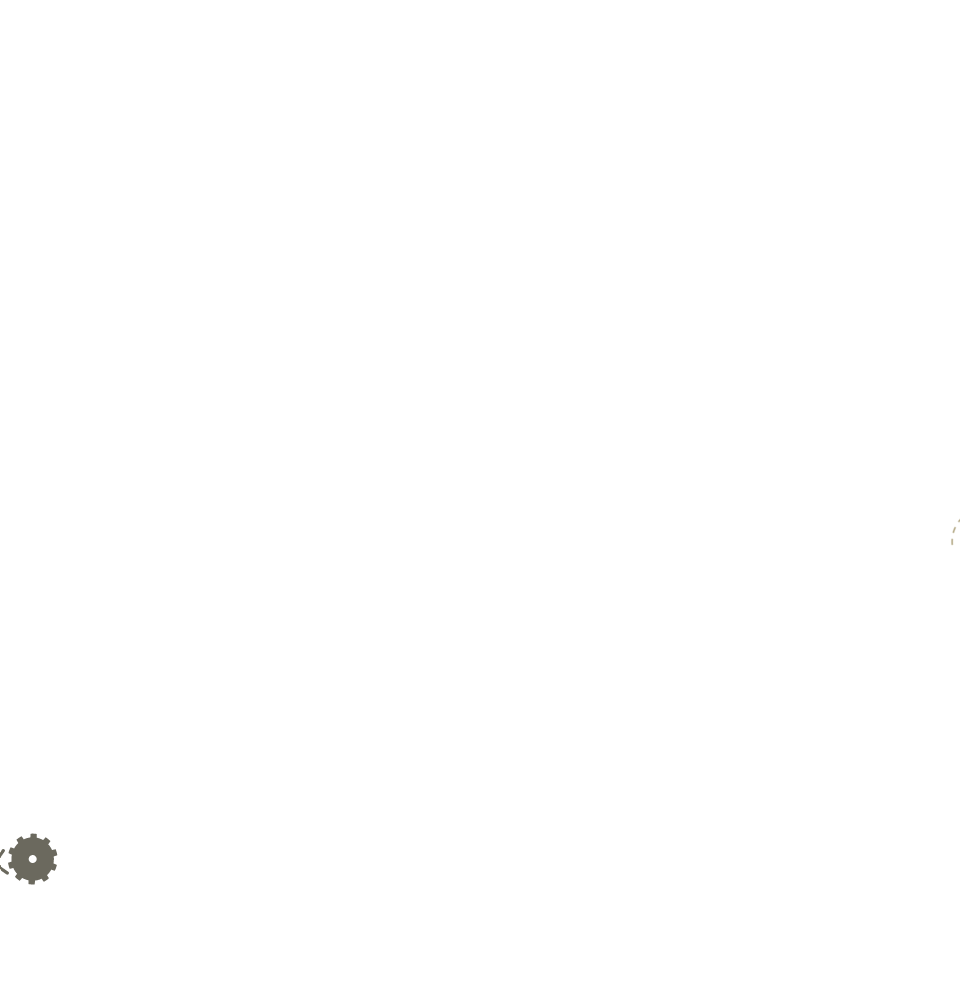
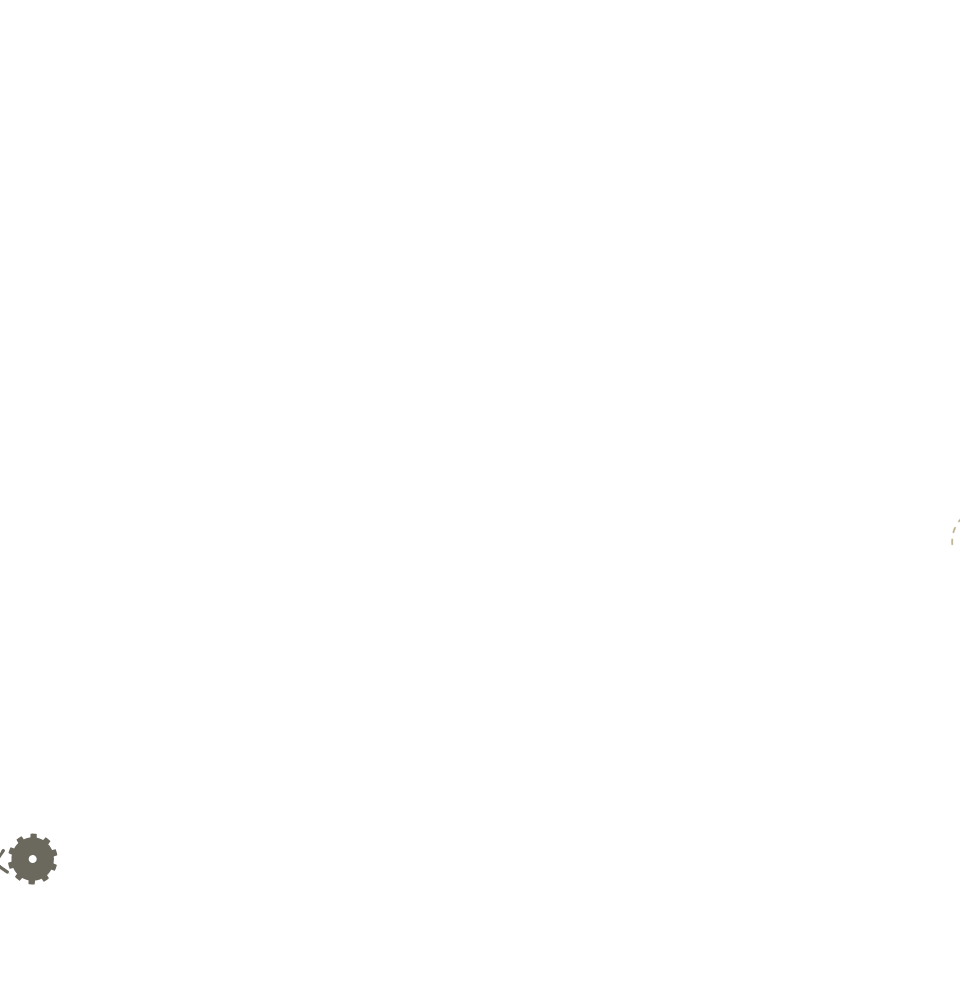
Two versions of the same layered image (960px x 981px). Layer-by-layer changes:
painted on "Clipboard #1" over (0, 851, 10, 875)
painted on "Clipboard #2" over (0, 865, 10, 875)
